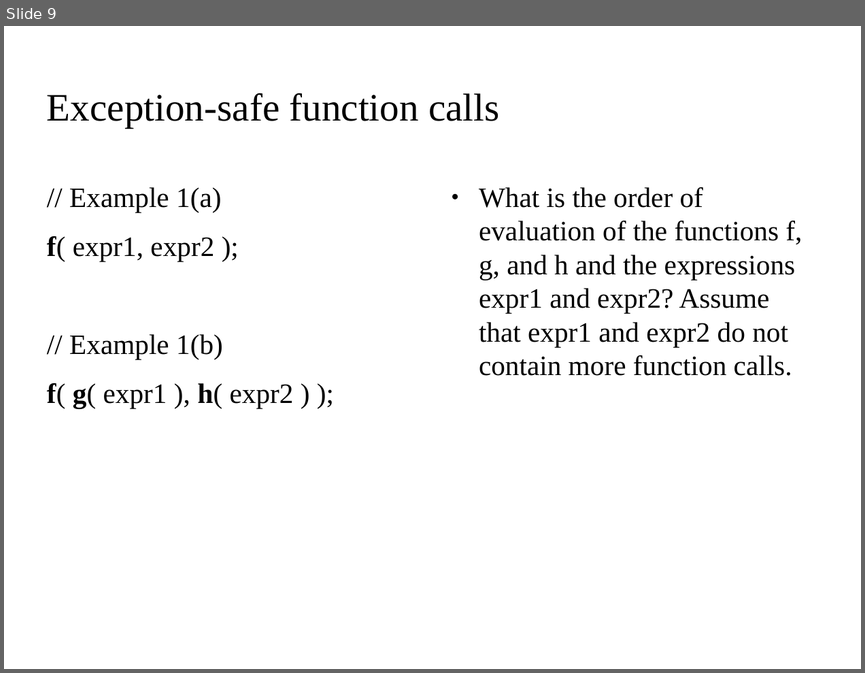
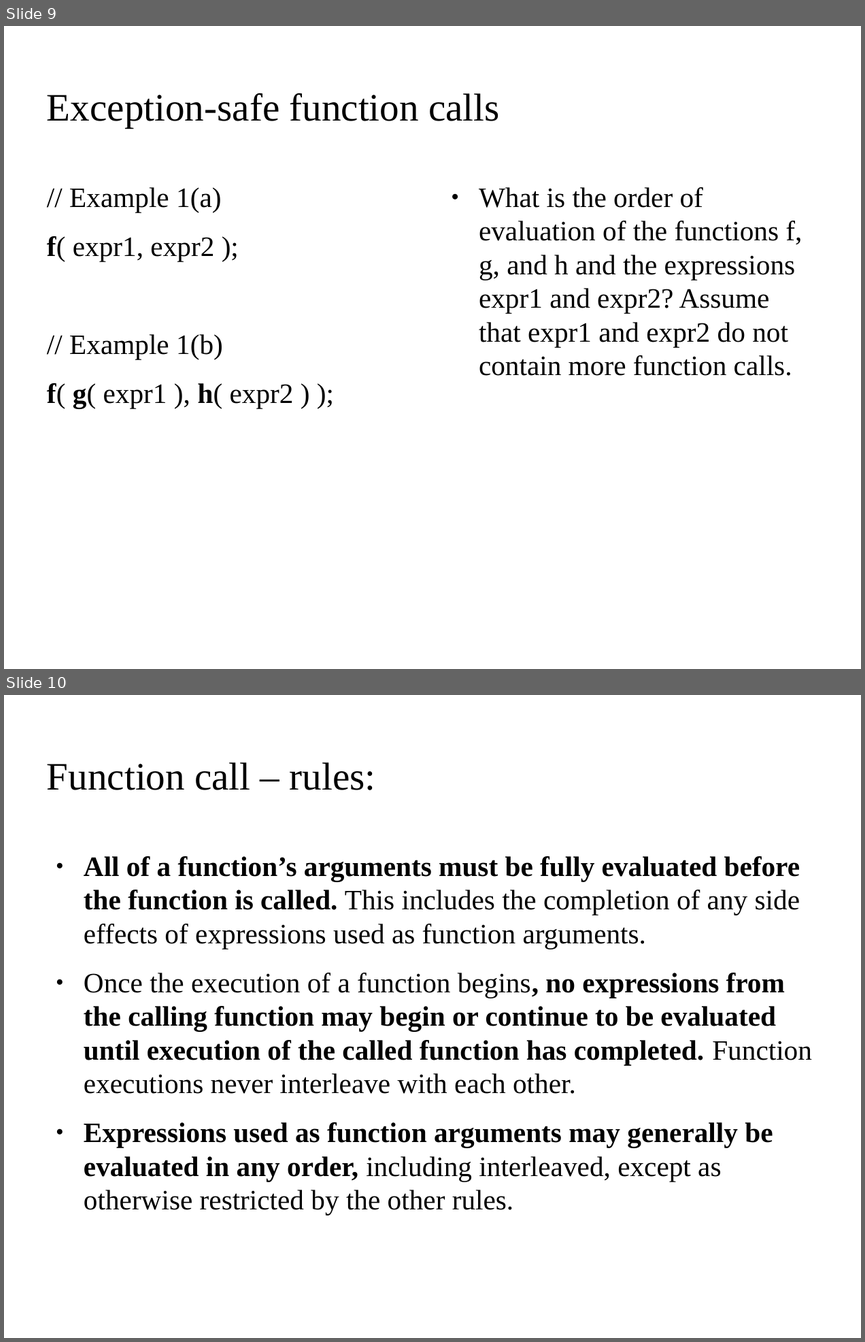
Before and after one commit to kks32/cpp-software-development, a slide deck: Ex10_Exception_Handling_II/Ex10_Exception_Handling_II.odp. Shown one above the other, each under a label of ours: slide 9 before the commit, slides 9 and 10 after it. The pictures are 865x673 and 865x1342 pixels, drawn with LibreOffice and Linux fonts; fonts in the diff are those of the drawing; background and template pictures are left out. Boxes give left, top, right and bottom in pixels: in the first picture for what was removed or moved away, otherwise in the second. Text is boxed around its words. In the diff, an @@ line names an element or a change of style, - is before the commit and + after.

Commit message:
Exception safe function calls

```diff
--- a/Ex10_Exception_Handling_II/Ex10_Exception_Handling_II.odp
+++ b/Ex10_Exception_Handling_II/Ex10_Exception_Handling_II.odp
@@ slide 10 added at (4, 695, 861, 1338), background picture (left out) @@
@@ title added at (47, 762, 376, 790), 36 pt, text #000000 @@
+Function call – rules:
@@ text added at (84, 856, 812, 1215), 26 pt, text #000000, bold @@
+● All of a function’s arguments must be fully evaluated before the function is called. This includes the completion of any side effects of expressions used as function arguments.
+● Once the execution of a function begins, no expressions from the calling function may begin or continue to be evaluated until execution of the called function has completed. Function executions never interleave with each other.
+● Expressions used as function arguments may generally be evaluated in any order, including interleaved, except as otherwise restricted by the other rules.
```
Also in this commit, not shown: 4 other slides added, 1 other file.
